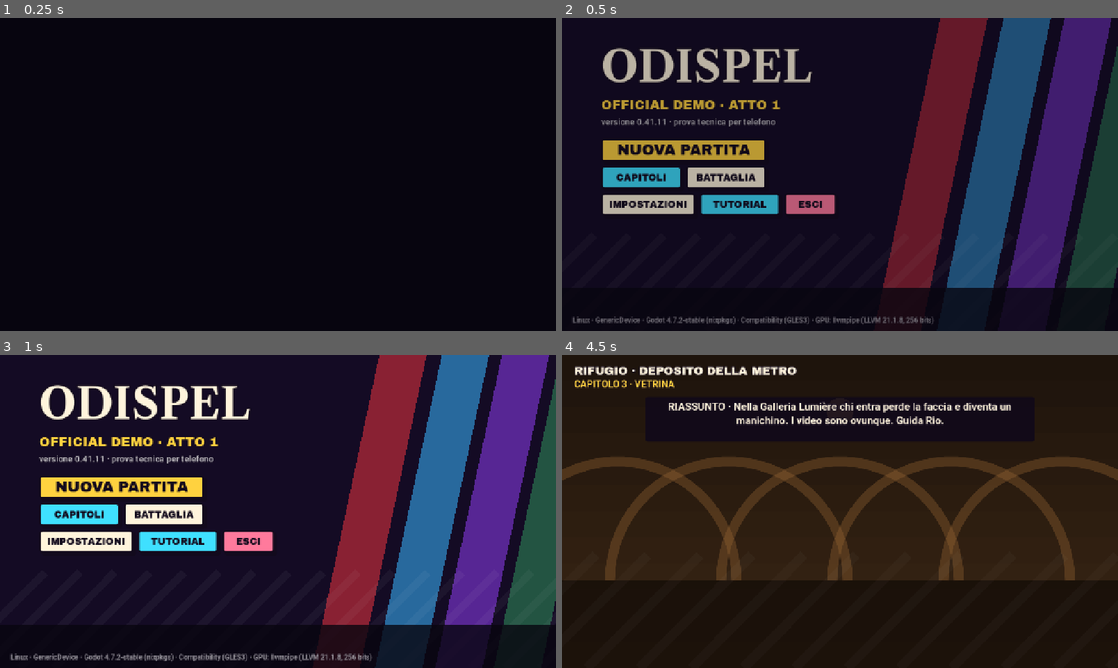
Above: before the commit, frames 1-4 (two rows, left to right).
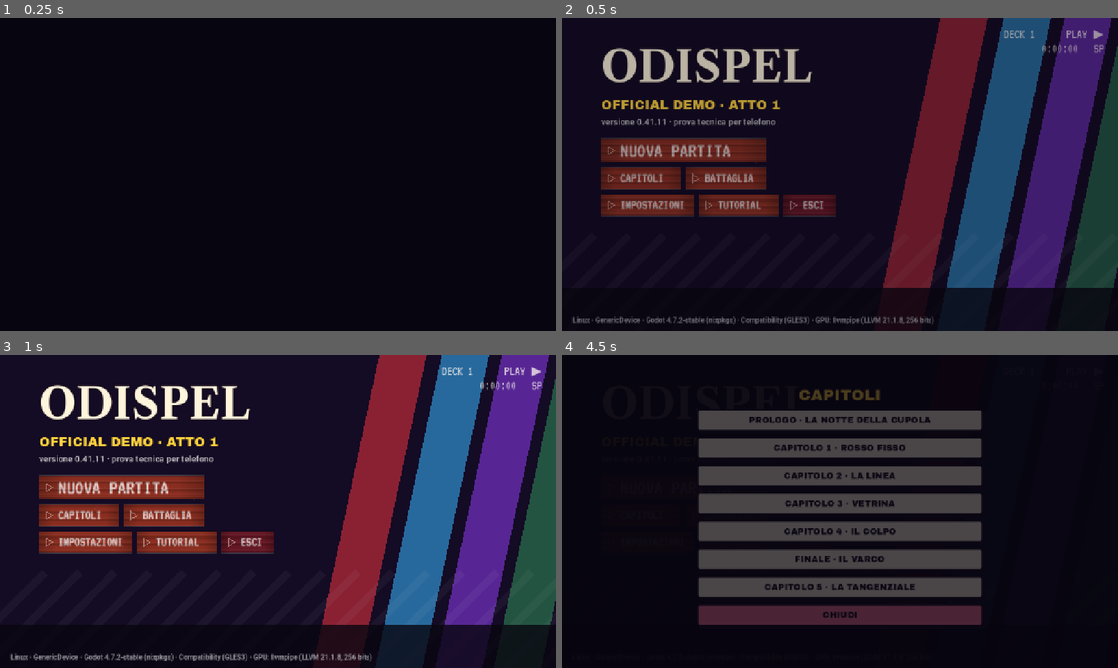
Above: after the commit, the same moments.

Repository: Gialloo/ODISPEL
Game: Godot game, scene res://scenes/main.tscn
Same seed, same stepped clock (60 frames per second), same inputs: the game is played once before the commit and once after it.
Inputs (mouse positions are in pixels of both pictures, inside the frame that each line leads up to):
- Up to frame 1 (0.25 s): no input
- Up to frame 2 (0.5 s): no input
- Up to frame 3 (1 s): click "NUOVA PARTITA" at 0.5 s
- Up to frame 4 (4.5 s): click "CAPITOLI" at 1.25 s; click "BATTAGLIA" at 2 s; click (645, 542) at 2.75 s, where only the run after the commit has a clickable "IMPOSTAZIONI"; click (1073, 380) at 3.5 s, where only the run before the commit has a clickable "SALTA"; click (739, 542) at 4.25 s, where only the run after the commit has a clickable "TUTORIAL"

Frame 1 is identical in both runs. In frame 2, 7.5% of the frame differs, in the area x 7-98%, y 4-64%; in frame 3, 7.6%; in frame 4, 65%, in the area x 0-100%, y 3-100%.

Commit message:
Schermata di avvio: tasti in stile VHS olografico (prova da approvare)
Tasto VHS nuovo in Ui (vhs_button): fondo arancio-rosso con scanline, scritta OSD VT323 chiara con sbavatura e grana,
opacita' 65%. Usato solo nel menu di avvio; OSD DECK 1 / PLAY / contatore / SP in alto a destra.
Ui.button resta per tutto il resto. Prova: tools/v3_menu_vhs.gd.

Co-Authored-By: Claude Opus 5.5 (1M context) <noreply@anthropic.com>
Claude-Session: https://claude.ai/code/session_019AV62aFfJx87pG6rA1D1Cd

Diff:
--- a/scripts/v3/menu.gd
+++ b/scripts/v3/menu.gd
@@ -5,6 +5,7 @@
 var _t: float = 0.0
 var _bg: Control
 var _upd: Button
+var _osd: Label
 var _overlay: Control = null       # CAPITOLI o IMPOSTAZIONI aperti sopra il menu
 
 
@@ -42,7 +43,7 @@
 	gap.custom_minimum_size = Vector2(0, 6)
 	col.add_child(gap)
 	# pulsante "aggiorna", nascosto finche' itch non dice che c'e' una versione nuova
-	_upd = Ui.button("", Color("#46e07a"), 22, 380)
+	_upd = Ui.vhs_button("", 22, 380, Color("#2f9a55"))
 	_upd.visible = false
 	_upd.pressed.connect(func() -> void: OS.shell_open(UpdateCheck.PAGE))
 	col.add_child(_upd)
@@ -59,12 +60,12 @@
 
 	var cont: bool = Story.has_save()
 	if cont:
-		var bc := Ui.button("CONTINUA", Ui.YELLOW, 34, 380)
+		var bc := Ui.vhs_button("CONTINUA", 34, 380)
 		bc.pressed.connect(func() -> void:
 			Story.load_game()
 			_main().next_story())
 		col.add_child(bc)
-	var b1 := Ui.button("NUOVA PARTITA", Ui.CREAM if cont else Ui.YELLOW, 28 if cont else 34, 380)
+	var b1 := Ui.vhs_button("NUOVA PARTITA", 28 if cont else 34, 380)
 	b1.pressed.connect(func() -> void:
 		Story.new_game()
 		_main().next_story())
@@ -72,30 +73,36 @@
 	var row1 := HBoxContainer.new()
 	row1.add_theme_constant_override("separation", 10)
 	col.add_child(row1)
-	var b2 := Ui.button("CAPITOLI", Ui.CYAN, 22, 185)
+	var b2 := Ui.vhs_button("CAPITOLI", 22, 185)
 	b2.pressed.connect(_open_chapters)
 	row1.add_child(b2)
-	var b5 := Ui.button("BATTAGLIA", Ui.CREAM, 22, 185)
+	var b5 := Ui.vhs_button("BATTAGLIA", 22, 185)
 	b5.pressed.connect(func() -> void: _main().go("battle", {"from": "menu"}))
 	row1.add_child(b5)
 	var row2 := HBoxContainer.new()
 	row2.add_theme_constant_override("separation", 10)
 	col.add_child(row2)
-	var b3 := Ui.button("IMPOSTAZIONI", Ui.CREAM, 22, 185)
+	var b3 := Ui.vhs_button("IMPOSTAZIONI", 22, 185)
 	b3.pressed.connect(_open_settings)
 	row2.add_child(b3)
 	# TUTORIAL: lo scontro guidato da Echo (nella storia parte da solo al primo nemico)
-	var b6 := Ui.button("TUTORIAL", Ui.CYAN, 22, 185)
+	var b6 := Ui.vhs_button("TUTORIAL", 22, 185)
 	b6.pressed.connect(func() -> void: _main().go("battle", {"from": "menu", "tutorial": true, "boss": "frammento_giallo",
 		"visual": "frammento_giallo", "arena": "strada", "minore": true}))
 	row2.add_child(b6)
 	if not OS.has_feature("mobile"):
-		var b4 := Ui.button("ESCI", Color("#ff7a9c"), 22, 120)
+		var b4 := Ui.vhs_button("ESCI", 22, 120, Color("#8f1d24"))
 		b4.pressed.connect(func() -> void: _main().quit())
 		row2.add_child(b4)
 	for b in col.get_children():
 		if b is Button:
 			(b as Button).size_flags_horizontal = Control.SIZE_SHRINK_BEGIN
+
+	# OSD da videoregistratore (come il riferimento VHS dell'autore): PLAY, contatore che scorre, SP
+	_osd = Ui.label("", 30, Color(Ui.VHS_TEXT.r, Ui.VHS_TEXT.g, Ui.VHS_TEXT.b, 0.75), Ui.vhs(), 0)
+	_osd.horizontal_alignment = HORIZONTAL_ALIGNMENT_RIGHT
+	Ui.place(_osd, 0.6, 0.0, 1.0, 0.0, 0, 22, -32, 120)
+	add_child(_osd)
 
 	var info := Ui.label(_device_info(), 16, Color(1, 1, 1, 0.55), null, 3)
 	Ui.place(info, 0.0, 1.0, 1.0, 1.0, 24, -34, 0, -8)
@@ -186,6 +193,8 @@
 func _process(delta: float) -> void:
 	_t += delta
 	_bg.queue_redraw()
+	var sec: int = int(_t)
+	_osd.text = "DECK 1      PLAY \u25B6\n%d:%02d:%02d   SP" % [sec / 3600, (sec / 60) % 60, sec % 60]
 
 
 # Sfondo pop: notte viola, fasce oblique che scorrono, quattro silhouette di colore (i protagonisti)
--- a/scripts/v3/ui.gd
+++ b/scripts/v3/ui.gd
@@ -43,6 +43,11 @@
 
 static func names() -> Font:
 	return _font("LibreCaslonText-Bold.ttf")
+
+
+# Scritta da videoregistratore (OSD tipo DECK/PLAY/SP) per i tasti VHS: VT323, licenza OFL
+static func vhs() -> Font:
+	return _font("VT323-Regular.ttf")
 
 
 static func is_touch() -> bool:
@@ -123,6 +128,102 @@
 	b.add_theme_stylebox_override("focus", StyleBoxEmpty.new())
 	b.custom_minimum_size = Vector2(min_w, 64.0 if is_touch() else 52.0)
 	return b
+
+
+# Tasto VHS (richiesta dell'autore, 26/10/2026): schermo arancio-rosso di videocassetta con scanline, scritta OSD
+# chiara e un po' sgranata, tutto al 65% di opacita' per sembrare un ologramma. Per i tasti dei menu, MAI per i comandi
+# d'azione dei personaggi in combattimento.
+const VHS_RED: Color = Color("#c8401e")
+const VHS_TEXT: Color = Color("#fff8f0")
+const VHS_ALPHA: float = 0.65
+
+
+static func vhs_button(text: String, size: int = 26, min_w: float = 0.0, tint: Color = VHS_RED) -> Button:
+	var b := Button.new()
+	b.text = text
+	b.focus_mode = Control.FOCUS_NONE
+	b.alignment = HORIZONTAL_ALIGNMENT_LEFT
+	b.add_theme_font_override("font", vhs())
+	b.add_theme_font_size_override("font_size", int(size * 1.45))   # VT323 e' stretto: piu' grande per leggerlo sul telefono
+	for k in ["font_color", "font_hover_color", "font_pressed_color"]:
+		b.add_theme_color_override(k, VHS_TEXT)
+	b.add_theme_color_override("font_disabled_color", Color(VHS_TEXT.r, VHS_TEXT.g, VHS_TEXT.b, 0.5))
+	b.add_theme_stylebox_override("normal", _vhs_box(tint))
+	b.add_theme_stylebox_override("hover", _vhs_box(tint.lightened(0.12)))
+	b.add_theme_stylebox_override("pressed", _vhs_box(tint.lightened(0.25)))
+	b.add_theme_stylebox_override("disabled", _vhs_box(tint.darkened(0.5)))
+	b.add_theme_stylebox_override("focus", StyleBoxEmpty.new())
+	b.custom_minimum_size = Vector2(min_w, 64.0 if is_touch() else 52.0)
+	b.modulate.a = VHS_ALPHA
+	b.mouse_entered.connect(func() -> void: b.modulate.a = 0.85)
+	b.mouse_exited.connect(func() -> void: b.modulate.a = VHS_ALPHA)
+	b.button_down.connect(func() -> void: b.modulate.a = 0.95)
+	b.button_up.connect(func() -> void: b.modulate.a = VHS_ALPHA)
+	# sopra il tasto: scanline, sbavatura rosso/ciano della scritta e il triangolo PLAY quando e' scelto
+	var fx := Control.new()
+	fx.mouse_filter = Control.MOUSE_FILTER_IGNORE
+	fx.set_anchors_preset(Control.PRESET_FULL_RECT)
+	fx.draw.connect(func() -> void: _vhs_fx(b, fx))
+	b.add_child(fx)
+	b.mouse_entered.connect(fx.queue_redraw)
+	b.mouse_exited.connect(fx.queue_redraw)
+	b.resized.connect(fx.queue_redraw)
+	return b
+
+
+static func _vhs_box(bg: Color) -> StyleBoxFlat:
+	var s := StyleBoxFlat.new()
+	s.bg_color = bg
+	s.border_color = Color(VHS_TEXT.r, VHS_TEXT.g, VHS_TEXT.b, 0.35)
+	s.border_width_top = 2
+	s.border_width_bottom = 2
+	s.content_margin_left = 44
+	s.content_margin_right = 22
+	s.content_margin_top = 2
+	s.content_margin_bottom = 4
+	return s
+
+
+static func _vhs_fx(b: Button, fx: Control) -> void:
+	var s: Vector2 = fx.size
+	var f: Font = vhs()
+	var fs: int = b.get_theme_font_size("font_size")
+	var base: float = (s.y + f.get_ascent(fs) - f.get_descent(fs)) * 0.5
+	# sbavatura del nastro: la scritta ripetuta spostata in rosso e ciano
+	fx.draw_string(f, Vector2(44 + 2, base), b.text, HORIZONTAL_ALIGNMENT_LEFT, -1, fs, Color(1, 0.15, 0.1, 0.35))
+	fx.draw_string(f, Vector2(44 - 2, base), b.text, HORIZONTAL_ALIGNMENT_LEFT, -1, fs, Color(0.2, 0.9, 1, 0.22))
+	# bagliore del tubo catodico: la scritta ripetuta di un pixel attorno, bianca e leggera
+	for o in [Vector2(1, 0), Vector2(-1, 0), Vector2(0, 1), Vector2(0, -1)]:
+		fx.draw_string(f, Vector2(44, base) + o, b.text, HORIZONTAL_ALIGNMENT_LEFT, -1, fs, Color(1, 1, 1, 0.22))
+	# bordi del vecchio televisore: piu' scuri ai lati
+	var edge: float = minf(60.0, s.x * 0.18)
+	var dark := Color(0, 0, 0, 0.35)
+	var clear := Color(0, 0, 0, 0)
+	fx.draw_polygon(PackedVector2Array([Vector2(0, 0), Vector2(edge, 0), Vector2(edge, s.y), Vector2(0, s.y)]),
+		PackedColorArray([dark, clear, clear, dark]))
+	fx.draw_polygon(PackedVector2Array([Vector2(s.x - edge, 0), Vector2(s.x, 0), Vector2(s.x, s.y), Vector2(s.x - edge, s.y)]),
+		PackedColorArray([clear, dark, dark, clear]))
+	# grana del nastro: puntini fissi (sempre gli stessi per lo stesso tasto, niente sfarfallio)
+	var rng := RandomNumberGenerator.new()
+	rng.seed = hash(b.text)
+	for i in int(s.x * s.y / 220.0):
+		var c: float = rng.randf()
+		fx.draw_rect(Rect2(rng.randf() * s.x, rng.randf() * s.y, 2, 1), Color(c, c, c, 0.12))
+	# scanline: una riga scura ogni 3 px, una chiara ogni 6
+	var y: float = 0.0
+	while y < s.y:
+		fx.draw_line(Vector2(0, y), Vector2(s.x, y), Color(0, 0, 0, 0.22), 1.0)
+		if int(y) % 6 == 0:
+			fx.draw_line(Vector2(0, y + 1), Vector2(s.x, y + 1), Color(1, 1, 1, 0.05), 1.0)
+		y += 3.0
+	# PLAY: triangolo pieno sul tasto scelto, vuoto sugli altri
+	var cy: float = s.y * 0.5
+	var tri := PackedVector2Array([Vector2(16, cy - 9), Vector2(16, cy + 9), Vector2(31, cy)])
+	if b.is_hovered() or b.has_meta("vhs_scelto"):   # vhs_scelto: tasto scelto senza mouse (pad, tastiera, prove)
+		fx.draw_colored_polygon(tri, VHS_TEXT)
+	else:
+		tri.append(tri[0])
+		fx.draw_polyline(tri, Color(VHS_TEXT.r, VHS_TEXT.g, VHS_TEXT.b, 0.6), 2.0)
 
 
 # Ancore e margini in un colpo solo. Con le proprieta' anchor_* Godot ricalcola i margini per tenere il rettangolo:
--- /dev/null
+++ b/tools/v3_menu_vhs.gd
@@ -0,0 +1,35 @@
+extends SceneTree
+
+# Schermata di avvio in stile VHS, senza giocare: menu fermo e menu con un tasto scelto (hover).
+# xvfb-run -a godot --path . --resolution 1280x720 -s tools/v3_menu_vhs.gd -- /tmp/menu [touch]
+
+var out: String = "/tmp/menu"
+
+
+func _initialize() -> void:
+	var args: PackedStringArray = OS.get_cmdline_user_args()
+	if args.size() > 0:
+		out = args[0]
+	if args.has("touch"):
+		TouchUi.force = true
+	Settings.ensure_loaded()
+	DirAccess.make_dir_recursive_absolute(out)
+	root.add_child(load("res://scenes/main.tscn").instantiate())
+	_run()
+
+
+func _run() -> void:
+	await create_timer(6.0, true, false, true).timeout
+	root.get_texture().get_image().save_png(out + "/menu.png")
+	var b: Button = null
+	for n in root.find_children("*", "Button", true, false):
+		if (n as Button).text == "NUOVA PARTITA" and (n as Button).is_visible_in_tree():
+			b = n
+	if b != null:
+		b.set_meta("vhs_scelto", true)
+		b.modulate.a = 0.85
+		b.get_child(0).queue_redraw()
+	await process_frame
+	await process_frame
+	root.get_texture().get_image().save_png(out + "/menu_scelto.png")
+	quit()
Not shown, added: assets/fonts/OFL-VT323.txt
Binary file added: assets/fonts/VT323-Regular.ttf
Not shown, added: assets/fonts/VT323-Regular.ttf.import
Not shown, added: tools/v3_menu_vhs.gd.uid
